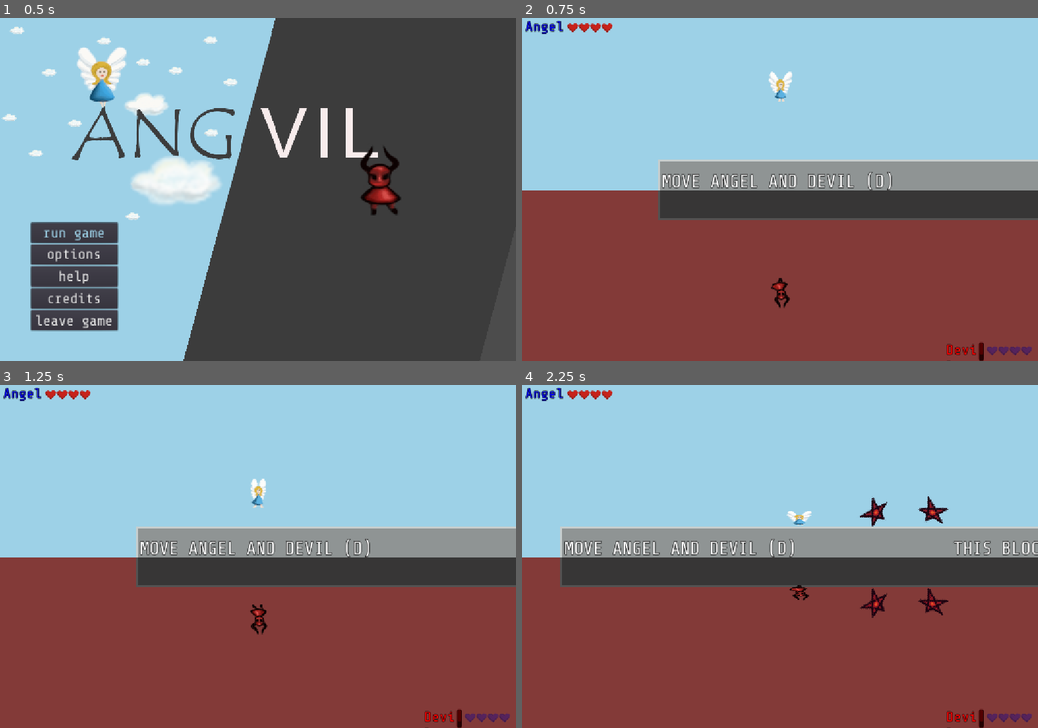
Above: before the commit, frames 1-4 (two rows, left to right).
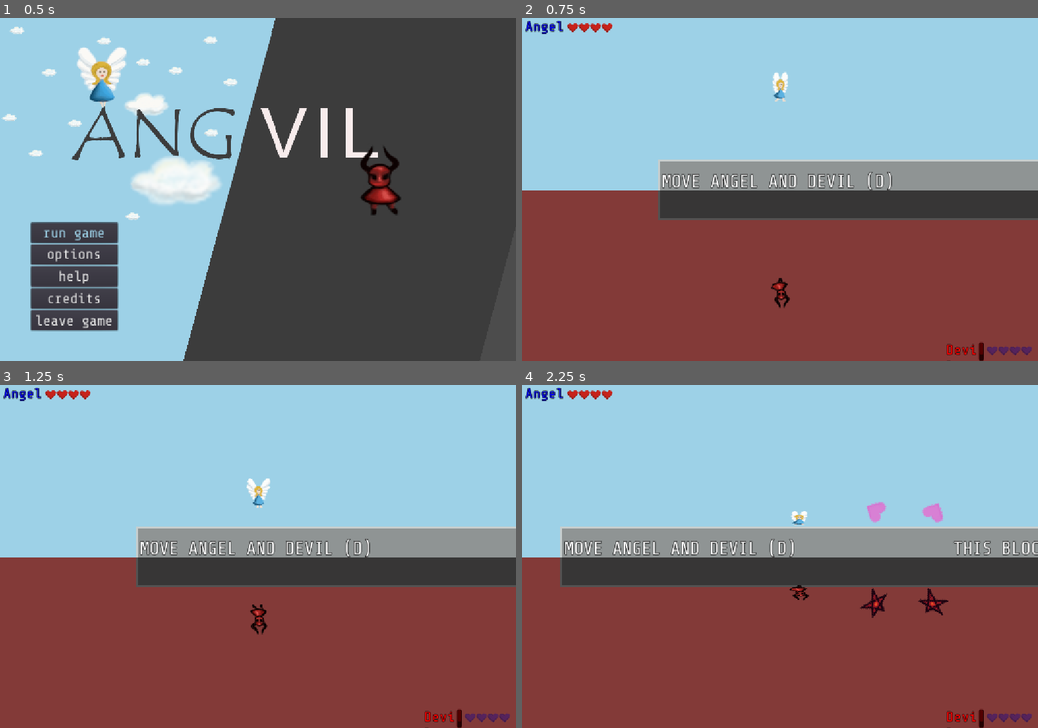
Above: after the commit, the same moments.

Repository: ang-vil/angvil
Game: Godot game, scene res://scenes/menu.tscn
Two runs of this game, one before a commit and one after it. Both use one fixed random seed, a clock stepped at 60 frames per second and the inputs below.
Inputs:
- Up to frame 1 (0.5 s): no input
- Up to frame 2 (0.75 s): click "run game" at 0.5 s
- Up to frame 3 (1.25 s): no input
- Up to frame 4 (2.25 s): tap Space (shoot) at 1.25, 1.35, 2, 2.1 s; hold Right (key_right) 1.28-2.03 s; tap Enter (ui_accept) at 1.52 s; hold Down (key_down) from 2.03 s (still down)

Frame 1 is identical in both runs. In frame 2, 0.1% of the frame differs, in the area x 47-53%, y 15-25%; in frame 3, 0.1%; in frame 4, 0.5%, in the area x 51-83%, y 32-42%.

Commit message:
use different bullet sprites for devil and angel

Diff:
--- a/scenes/angel.tscn
+++ b/scenes/angel.tscn
@@ -62,6 +62,7 @@
 
 [node name="Sprite" type="AnimatedSprite" parent="."]
 frames = SubResource( 6 )
+frame = 1
 playing = true
 
 [node name="CollisionShape2D" type="CollisionShape2D" parent="."]
--- a/scenes/bullet.tscn
+++ b/scenes/bullet.tscn
@@ -10,7 +10,7 @@
 resource_name = "rotate"
 length = 0.5
 tracks/0/type = "value"
-tracks/0/path = NodePath("Sprite:rotation_degrees")
+tracks/0/path = NodePath("star:rotation_degrees")
 tracks/0/interp = 1
 tracks/0/loop_wrap = true
 tracks/0/imported = false
@@ -21,15 +21,35 @@
 "update": 0,
 "values": [ 90.0, 180.0, 270.0, 360.0 ]
 }
+tracks/1/type = "value"
+tracks/1/path = NodePath("heart:rotation_degrees")
+tracks/1/interp = 1
+tracks/1/loop_wrap = true
+tracks/1/imported = false
+tracks/1/enabled = true
+tracks/1/keys = {
+"times": PoolRealArray( 0.1, 0.2, 0.3, 0.4 ),
+"transitions": PoolRealArray( 1, 1, 1, 1 ),
+"update": 0,
+"values": [ 90.0, 180.0, 270.0, 360.0 ]
+}
 
 [node name="bullet" type="Area2D"]
 script = ExtResource( 2 )
 
-[node name="Sprite" type="Sprite" parent="."]
+[node name="star" type="Sprite" parent="."]
+visible = false
 rotation = 6.28319
 texture = ExtResource( 1 )
 region_enabled = true
 region_rect = Rect2( 320, 32, 32, 32 )
+
+[node name="heart" type="Sprite" parent="."]
+visible = false
+rotation = 6.28319
+texture = ExtResource( 1 )
+region_enabled = true
+region_rect = Rect2( 32, 32, 32, 32 )
 
 [node name="CollisionShape2D" type="CollisionShape2D" parent="."]
 position = Vector2( 0, -1.5 )
--- a/scripts/angel.gd
+++ b/scripts/angel.gd
@@ -54,6 +54,7 @@
 func shoot():
 	var b = bullet.instance()
 	b.direction = direction
+	b.setType('heart')
 	owner.add_child(b)
 	b.transform = $bulletspawn.global_transform
 
@@ -68,5 +69,5 @@
 	yield(get_tree(), "idle_frame")
 	if not get_node('angle_visibility').is_on_screen():
 		var background = get_node("../background/")
-		background.colorHeaven = background.COLOR_HELL
+		background.colorHeaven = background.HELL_COLOR
 		get_node("..").gameOver('DEVIL wins!')
--- a/scripts/bullet.gd
+++ b/scripts/bullet.gd
@@ -15,3 +15,7 @@
 func _on_bullet_body_entered(body):
 	if body.name != "angel" and body.name != "devil":
 		queue_free()
+
+func setType(type):
+	$heart.visible = type == 'heart'
+	$star.visible = type == 'star'
--- a/scripts/devil.gd
+++ b/scripts/devil.gd
@@ -55,6 +55,7 @@
 func shoot():
 	var b = bullet.instance()
 	b.direction = direction
+	b.setType('star')
 	owner.add_child(b)
 	b.transform = $bulletspawn.global_transform
 
